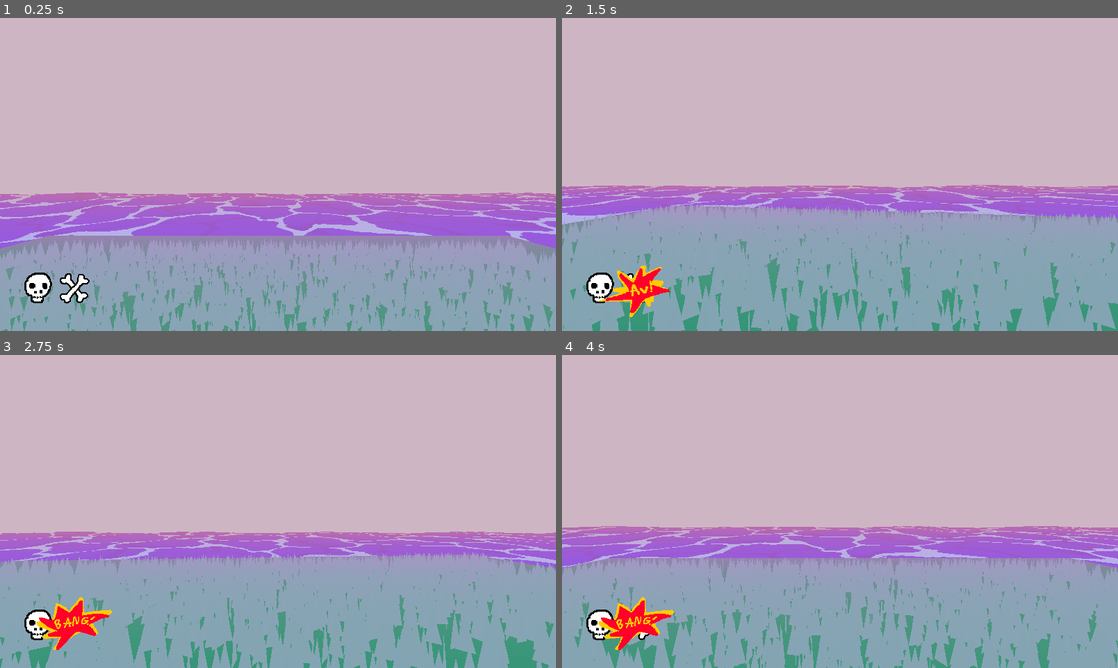
Above: before the commit, frames 1-4 (two rows, left to right).
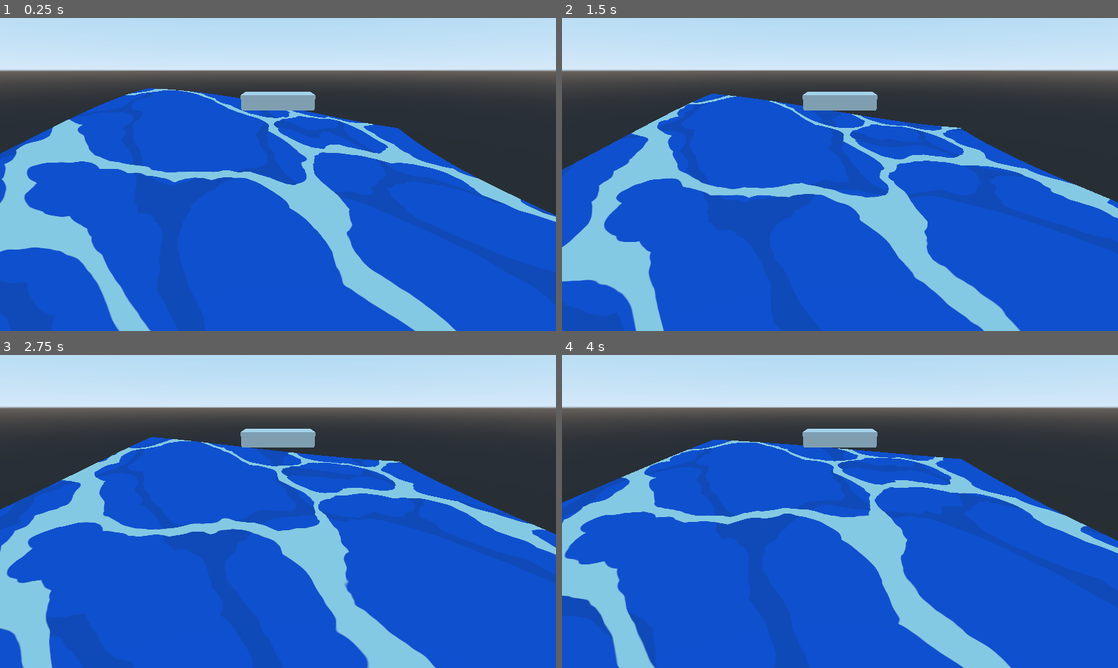
Above: after the commit, the same moments.

Repository: itsAfeat/FridayNightMonkey
Game: Godot game, scene res://Scenes/SejlDebug.tscn
Same seed, same stepped clock (60 frames per second), same inputs: the game is played once before the commit and once after it. Before the commit the project starts from res://Scenes/Debug Scene.tscn.
Inputs (mouse positions are in pixels of both pictures, inside the frame that each line leads up to):
- Up to frame 1 (0.25 s): no input
- Up to frame 2 (1.5 s): tap Enter (ui_accept) at 0.5, 0.77 s; move the mouse to (867, 174) at 0.52 s; hold E 0.53-1.28 s; hold Up (ui_up) from 0.53 s (still down); move the mouse to (812, 174) at 1.27 s; tap E at 1.35 s
- Up to frame 3 (2.75 s): keep holding Up (ui_up); tap Enter (ui_accept) at 1.52 s; move the mouse to (289, 505) at 2.02 s; hold E from 2.03 s (still down)
- Up to frame 4 (4 s): keep holding Up (ui_up); move the mouse to (834, 517) at 2.77 s; release E at 2.78 s; tap E at 2.85 s; tap Enter (ui_accept) at 3.02, 3.77 s; move the mouse to (878, 514) at 3.52 s; hold E from 3.53 s (still down)

The runs differ from the first frame. In frame 1, 100% of the frame differs, in the area x 0-100%, y 0-100%; in frame 2, 100%; in frame 3, 100%; in frame 4, 100%.
Error after the commit: Invalid set index 'enabled' (on base: 'null instance') with value of type 'bool'. (res://Scripts/EntityScripts/Buoyancy.gd:6)

Commit message:
Updated the menu textures

Diff:
--- a/Godot Project/Scenes/SejlDebug.tscn
+++ b/Godot Project/Scenes/SejlDebug.tscn
@@ -28,6 +28,9 @@
 
 [node name="Skiv" type="RigidBody" parent="."]
 transform = Transform( 1, 0, 0, 0, 1, 0, 0, 0, 1, 0, 2.2, 0 )
+gravity_scale = 0.0
+contacts_reported = 1
+contact_monitor = true
 script = ExtResource( 1 )
 
 [node name="MeshInstance" type="MeshInstance" parent="Skiv"]
--- a/Godot Project/Scripts/EntityScripts/Buoyancy.gd
+++ b/Godot Project/Scripts/EntityScripts/Buoyancy.gd
@@ -1,12 +1,12 @@
 extends RigidBody
 
-onready var shipNode = get_child(0)
-onready var waterNode = get_parent().get_node("Wasser")
-
-var mdt = MeshDataTool.new()
+onready var ray = get_node("RayCast")
 
 func _ready():
-	mdt.create_from_surface(waterNode.mesh, 0)
-	for vtx in range(mdt.get_vertex_count()):
-		var vert = mdt.get_vertex(vtx)
-		print("Vertex" + str(waterNode.global_transform.xform(vert)))
+	ray.enabled = true
+	set_process(true)
+
+func _process(_delta):
+	if ray.is_colliding():
+		var body = ray.get_collider()
+		print(body.get_name())
--- /dev/null
+++ b/Godot Project/Scripts/RayCast.gd
@@ -0,0 +1,9 @@
+extends RayCast
+
+func _ready():
+	set_process(true)
+
+func _process(_delta):
+	if is_colliding():
+		var body = self.get_collider()
+		print(body.get_name())
--- a/Godot Project/Shaders/Water/water.shader
+++ b/Godot Project/Shaders/Water/water.shader
@@ -187,6 +187,5 @@
 void fragment()
 {
 	vec2 uv = UV;
-
-    ALBEDO = vec3(water(uv * _TILE, vec3(0,1,0), TIME * _DISTORTION_SPEED));
+	ALBEDO = vec3(water(uv * _TILE, vec3(0,1,0), TIME * _DISTORTION_SPEED));
 }
--- a/Godot Project/project.godot
+++ b/Godot Project/project.godot
@@ -16,7 +16,7 @@
 [application]
 
 config/name="Monke"
-run/main_scene="res://Scenes/Debug Scene.tscn"
+run/main_scene="res://Scenes/SejlDebug.tscn"
 config/icon="res://icon.png"
 
 [display]
Not shown: 3 places in Godot Project/Scenes/SejlDebug.tscn that only renumber resources
Binary file changed: Godot Project/Textures/PAUSE/Sprite_UI_Menu_Continue_Selected.png
Binary file changed: Godot Project/Textures/PAUSE/Sprite_UI_Menu_MainMenu_Selected.png
Binary file changed: Godot Project/Textures/PAUSE/Sprite_UI_Menu_Quit_Selected.png
Binary file changed: Godot Project/Textures/PAUSE/Sprite_UI_Menu_Settings_Selected.png
Not shown, removed: Godot Project/Scenes/SejlDebug.tscn.tmp
